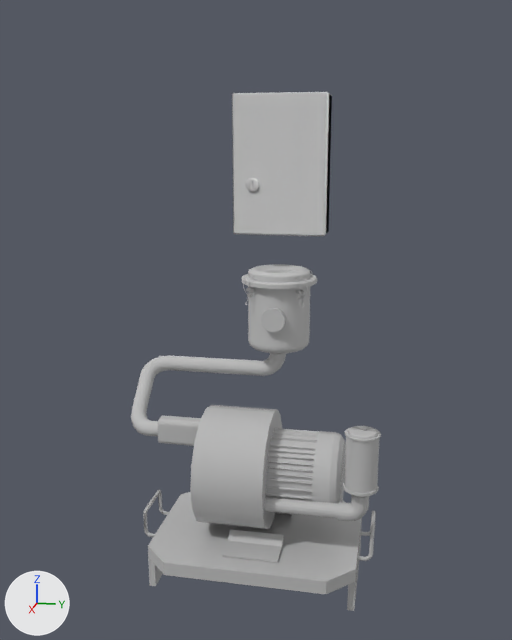
What one commit did to the FBX model models/aardwolf_all_part_Pump_group_2.fbx.
Rendered twice from a 50 mm camera at (2.603, 0.342, 1.294) aimed at (0.637, -0.051, 0.802). Every picture has the same lights, and +X, +Y and +Z are marked at lower left. The first picture is the older version. Where no turn or scale is listed for an object, it has been applied to the vertices. Vertices at exactly the same position are counted once.

The first picture shows 'Shape018', 'aardwolf_all_part_obj123', 'aardwolf_all_part_obj161', 'aardwolf_all_part_obj162'.
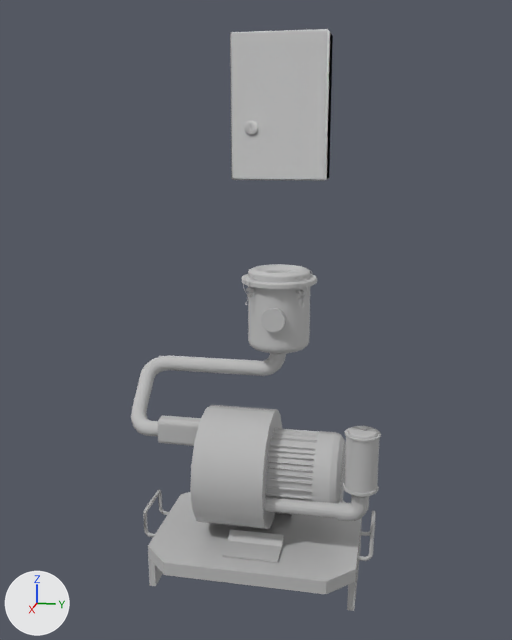
The change, as a list of edits to the scene's bpy script:
```text
Change me_mesh_003:
    used by ob_aardwolf_all_part_obj162; location = (0.46, -0.004, 1.034)
    remove me_mesh_003.from_pydata(...)  # 203 vertices, 158 faces; spans x -0.059..0.059, y -0.142..0.142, z 0.0..0.407
    add me_mesh_003.from_pydata(...)  # 203 vertices, 158 faces; spans x -0.04..0.077, y -0.142..0.142, z -0.203..0.203
    me_mesh_003 part 1: the whole mesh is moved by (0.018, 0.0, -0.203)
Change ob_aardwolf_all_part_obj162:
    ob_aardwolf_all_part_obj162.location: (0.46, -0.004, 1.034) -> (0.46, -0.004, 1.4)
```

Where the change shows, as pixel boxes (x1, y1, x2, y2) in the pictures (512 x 640 px):
'aardwolf_all_part_obj162', moved
    before: (232, 92, 332, 236)
    after: (230, 29, 333, 181)
